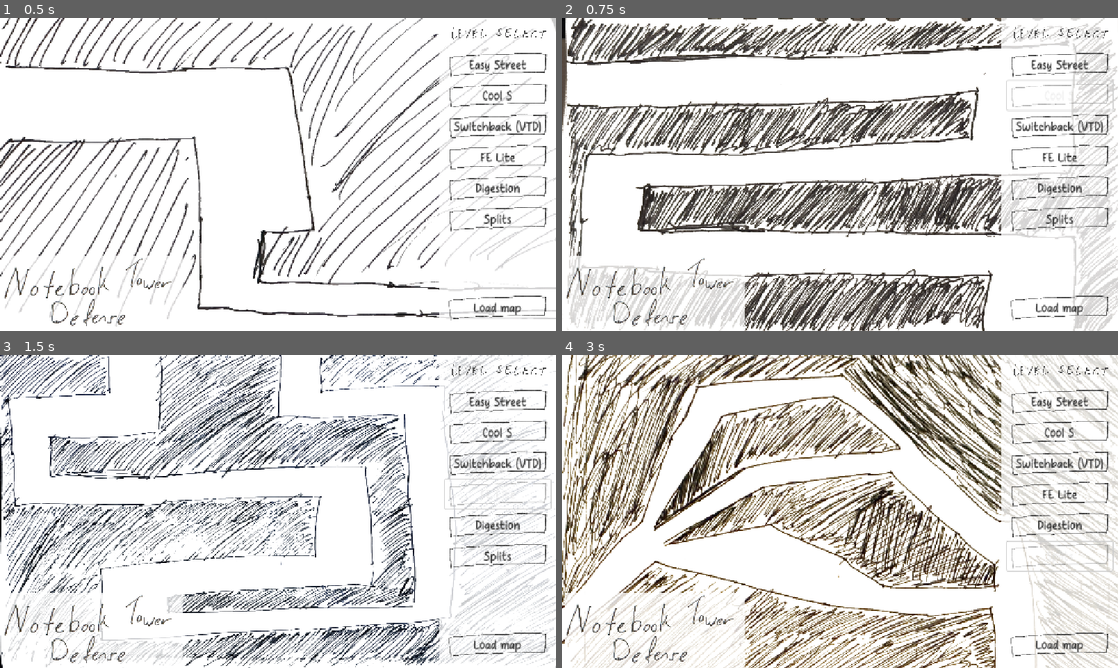
Above: before the commit, frames 1-4 (two rows, left to right).
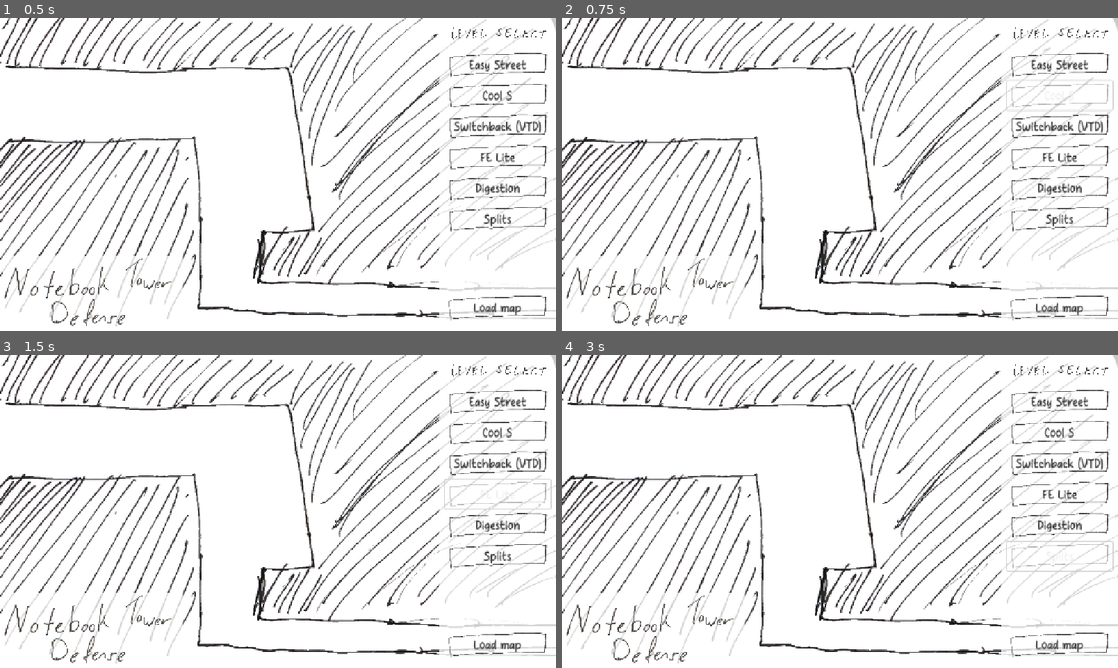
Above: after the commit, the same moments.

Repository: OzuYatamutsu/notebook-tower-defense
Game: Godot game, scene res://levels/MapSelect.tscn
Same seed, same stepped clock (60 frames per second), same inputs: the game is played once before the commit and once after it.
Inputs:
- Up to frame 1 (0.5 s): no input
- Up to frame 2 (0.75 s): click "Cool S" at 0.5 s
- Up to frame 3 (1.5 s): click "FE Lite" at 1.25 s
- Up to frame 4 (3 s): click "Digestion" at 2 s; click "Splits" at 2.75 s

Frame 1 is identical in both runs. In frame 2, 38% of the frame differs, in the area x 0-100%, y 0-100%; in frame 3, 28%; in frame 4, 41%.
Error after the commit: Invalid access to property or key 'texture' on a base object of type 'null instance'. (res://levels/map_select.gd:37)

Commit message:
Spawn tower on correct layer

Diff:
--- a/components/ui.tscn
+++ b/components/ui.tscn
@@ -11,7 +11,7 @@
 [ext_resource type="PackedScene" uid="uid://5w0kriffqk6q" path="res://components/TowerPlacementShadow.tscn" id="10_451mt"]
 
 [node name="UI" type="CanvasLayer"]
-layer = 2
+layer = -1
 script = ExtResource("1_0eatc")
 
 [node name="TopBar" type="Control" parent="."]
--- a/levels/map_select.gd
+++ b/levels/map_select.gd
@@ -32,7 +32,7 @@
     CurrentSelectedLevel = path_to_level
 
     var level: Level = load(CurrentSelectedLevel).instantiate()
-    var level_map: Sprite2D = level.get_node("LevelViewport/map")
+    var level_map: Sprite2D = level.get_node("Ui/Map/MapSprite")
     var viewport_size: Vector2 = get_viewport_rect().size
     var level_map_size: Vector2 = level_map.texture.get_size()
 
